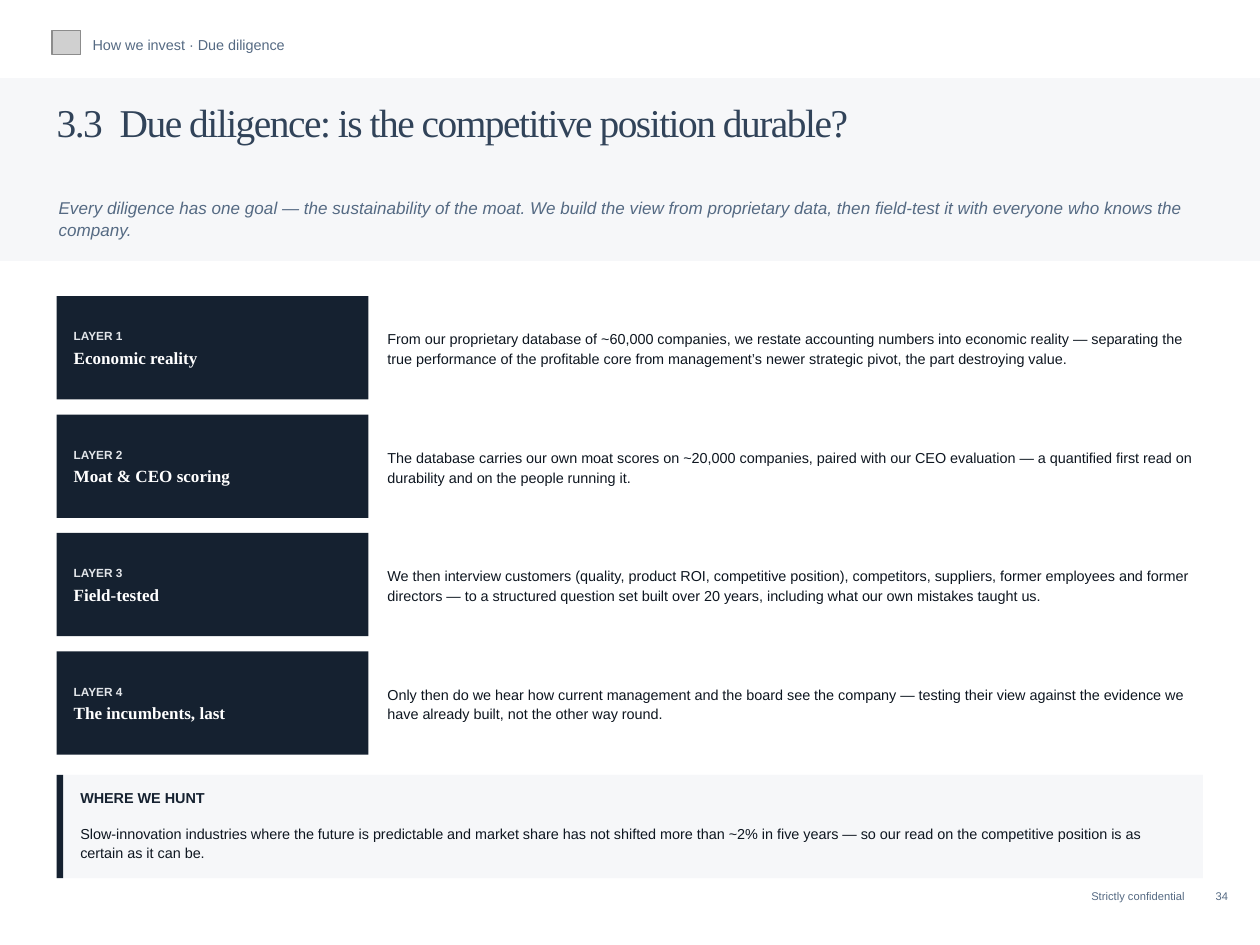
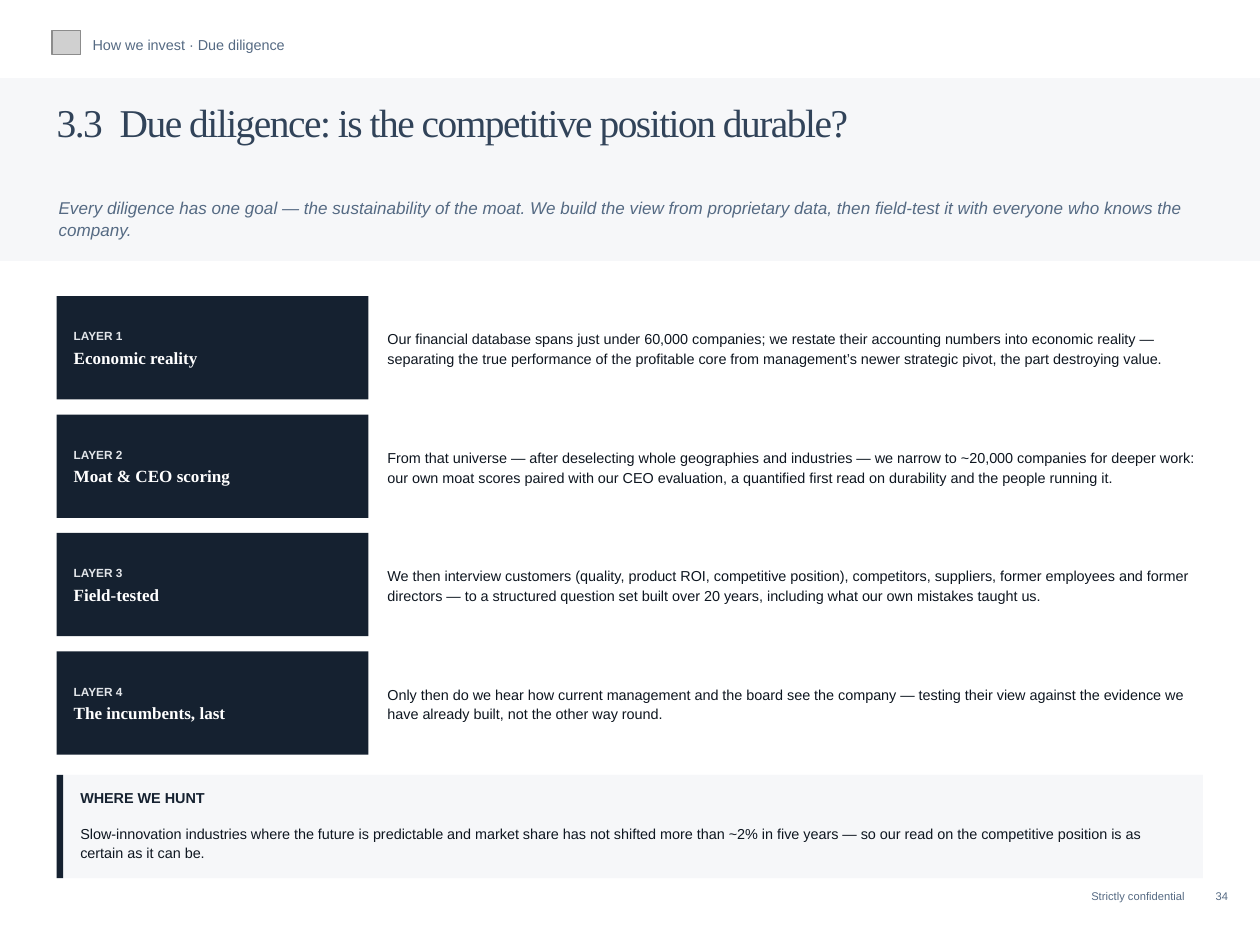
Before and after one commit to charette-lab/Claude, a slide deck: slide 37 of Athanase_Engaged_Ownership_Allocator_Deck.pptx. Drawn at 1260x945 pixels with LibreOffice and Linux fonts; fonts in the diff are those of the drawing; grey boxes stand for pictures. Boxes give left, top, right and bottom in pixels: in the first picture for what was removed or moved away, otherwise in the second. Text is boxed around its words. In the diff, an @@ line names an element or a change of style, - is before the commit and + after.

```diff
--- a/Athanase_Engaged_Ownership_Allocator_Deck.pptx
+++ b/Athanase_Engaged_Ownership_Allocator_Deck.pptx
@@ text at (387,333,1161,367): text changed @@
-From our proprietary database of ~60,000 companies, we restate accounting numbers into economic reality — separating the true performance of the profitable core from management’s newer strategic pivot, the part destroying value.
+Our financial database spans just under 60,000 companies; we restate their accounting numbers into economic reality — separating the true performance of the profitable core from management’s newer strategic pivot, the part destroying value.
@@ text at (387,452,1194,486): text changed @@
-The database carries our own moat scores on ~20,000 companies, paired with our CEO evaluation — a quantified first read on durability and on the people running it.
+From that universe — after deselecting whole geographies and industries — we narrow to ~20,000 companies for deeper work: our own moat scores paired with our CEO evaluation, a quantified first read on durability and the people running it.
```
Also in this commit, not shown: 1 other file.
